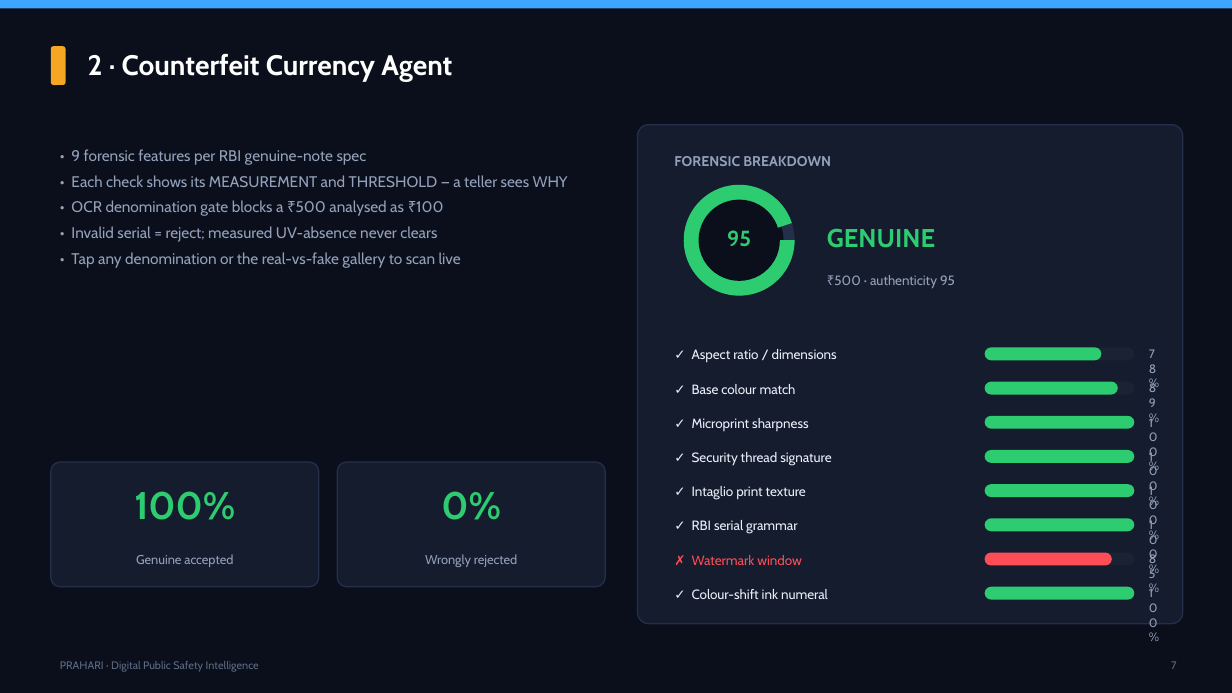
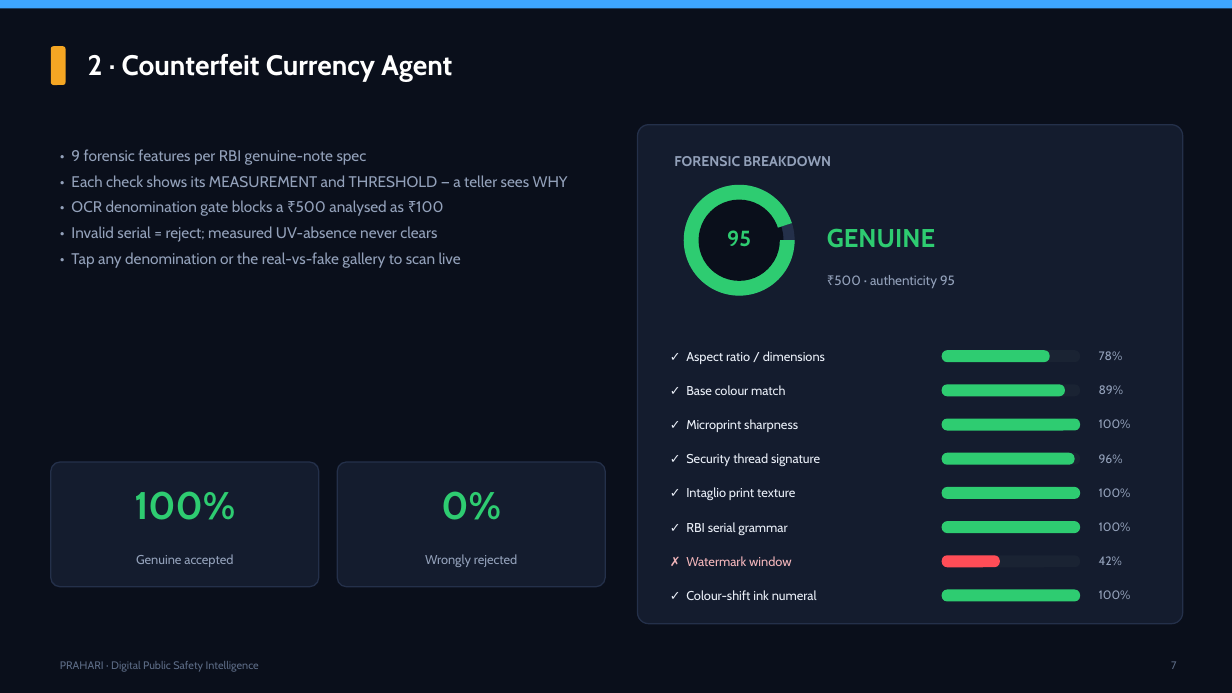
Before and after one commit to Ravianshu19/AI-for-Digital-Public-Safety, a slide deck: slide 7 of docs/Prahari_Pitch_Deck.pptx. Drawn at 1232x693 pixels with LibreOffice and Linux fonts; fonts in the diff are those of the drawing. Boxes give left, top, right and bottom in pixels: in the first picture for what was removed or moved away, otherwise in the second. Text is boxed around its words. In the diff, an @@ line names an element or a change of style, - is before the commit and + after.

Commit message:
Deck slide 7: fix counterfeit feature bars (fit % column, clearer failed bar)

```diff
--- a/docs/Prahari_Pitch_Deck.pptx
+++ b/docs/Prahari_Pitch_Deck.pptx
@@ rounded rectangle: place and size @@
-rounded rectangle at (985,348,1102,360)
+rounded rectangle at (942,350,1050,362)
@@ rounded rectangle: place and size @@
-rounded rectangle at (985,348,1135,360)
+rounded rectangle at (942,350,1080,362)
@@ text "78%" rewrapped from (1141,342,1170,368) to (1099,351,1123,360) @@
@@ rounded rectangle: place and size @@
-rounded rectangle at (985,382,1135,395)
+rounded rectangle at (942,384,1080,396)
@@ rounded rectangle: place and size @@
-rounded rectangle at (985,382,1118,395)
+rounded rectangle at (942,384,1065,396)
@@ text "89%" rewrapped from (1141,376,1170,402) to (1099,385,1124,394) @@
@@ rounded rectangle: place and size @@
-rounded rectangle at (985,416,1135,429)
+rounded rectangle at (942,419,1080,431)
@@ text "100%" rewrapped from (1141,410,1170,436) to (1099,419,1131,428) @@
@@ rounded rectangle: place and size @@
-rounded rectangle at (985,450,1135,463)
+rounded rectangle at (942,453,1075,465)
@@ rounded rectangle added at (942,453,1080,465), fill #1A2333 @@
@@ text at (1099,454,1123,463): text changed @@
-100%
+96%
@@ rounded rectangle: place and size @@
-rounded rectangle at (985,484,1135,497)
+rounded rectangle at (942,487,1080,499)
@@ text "100%" rewrapped from (1141,479,1170,505) to (1099,488,1131,497) @@
@@ rounded rectangle: place and size @@
-rounded rectangle at (985,518,1135,531)
+rounded rectangle at (942,521,1080,533)
@@ text "100%" rewrapped from (1141,513,1170,539) to (1099,522,1131,531) @@
@@ text "✗ Watermark window" at (686,556,792,566): size 10.5 to 10 pt, text colour #FF4D57 to #F3B6BB @@
@@ proportions changed in 11 elements at (942,350,1050,362), (942,419,1080,431), (942,487,1080,499), (942,521,1080,533), (942,555,1080,567), (942,590,1080,602), (942,350,1080,362), (942,384,1080,396), (942,384,1065,396), (942,453,1075,465), (942,555,1000,567) @@
@@ rounded rectangle: place and size @@
-rounded rectangle at (985,553,1135,566)
+rounded rectangle at (942,555,1080,567)
@@ rounded rectangle: place and size @@
-rounded rectangle at (985,553,1113,566)
+rounded rectangle at (942,555,1000,567)
@@ text at (1099,556,1122,565): text changed @@
-85%
+42%
@@ size 10.5 to 10 pt in 7 elements at (686,385,785,395), (686,351,825,364), (686,419,798,432), (686,453,820,466), (686,487,795,500), (686,522,787,535), (686,590,817,600) @@
@@ rounded rectangle: place and size @@
-rounded rectangle at (985,587,1135,600)
+rounded rectangle at (942,590,1080,602)
@@ text "100%" rewrapped from (1141,581,1170,607) to (1099,590,1131,599) @@
```
Also in this commit, not shown: 1 other file.
